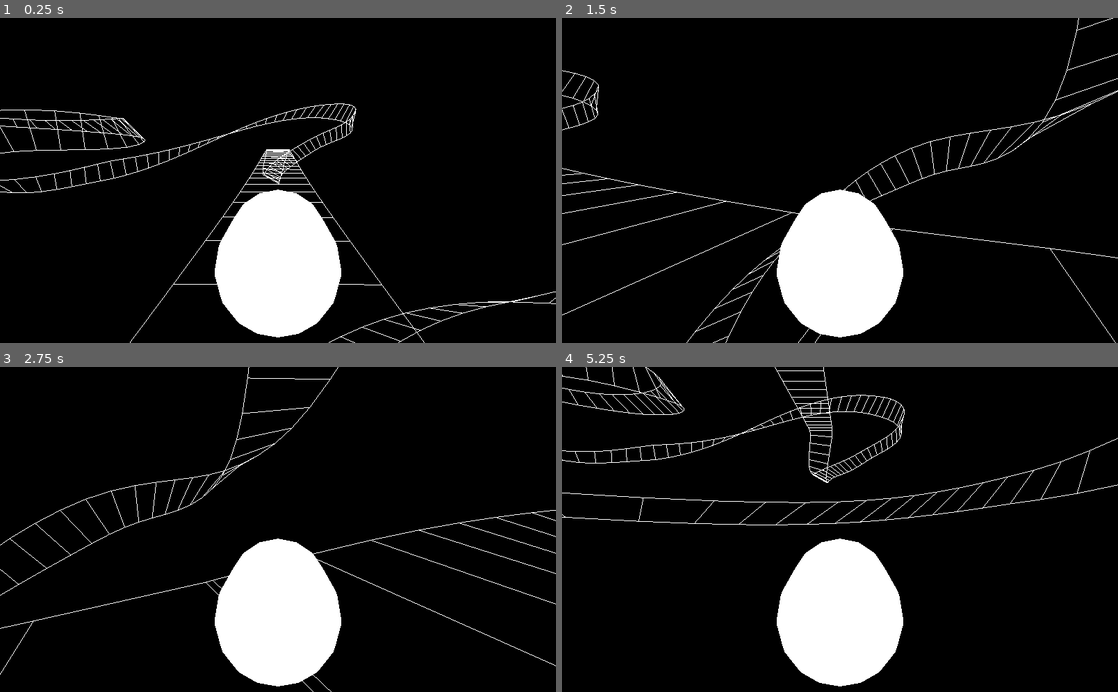
Above: before the commit, frames 1-4 (two rows, left to right).
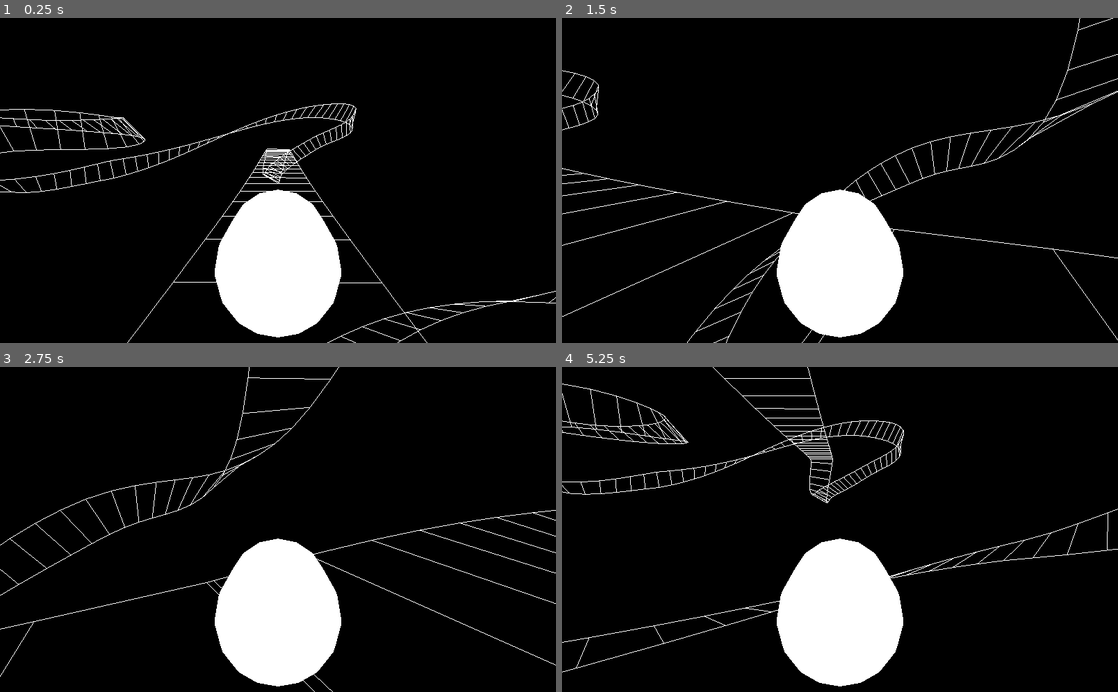
Above: after the commit, the same moments.

Repository: spazzylemons/condux
Game: Godot game, scene res://TestScene.tscn
Two runs of this game, one before a commit and one after it. Both use one fixed random seed, a clock stepped at 60 frames per second and the inputs below.
Inputs:
- Up to frame 1 (0.25 s): no input
- Up to frame 2 (1.5 s): hold Right (stick_right) 0.53-1.28 s; hold X (brake) from 1.28 s (still down)
- Up to frame 3 (2.75 s): release X (brake) at 2.03 s; hold Right (stick_right) from 2.03 s (still down)
- Up to frame 4 (5.25 s): release Right (stick_right) at 2.78 s; hold Z (accel) 2.78-3.53 s; hold Left (stick_left) 3.53-5.03 s; hold X (brake) from 5.03 s (still down)

The runs differ from the first frame. In frame 1, 1.4% of the frame differs, in the area x 0-100%, y 26-100%; in frame 2, 0.9%; in frame 3, 0.7%; in frame 4, 3.3%, in the area x 0-100%, y 0-95%.

Commit message:
refactor to remove warnings and improve physics

Diff:
--- a/godot/Course/CourseArea.gd
+++ b/godot/Course/CourseArea.gd
@@ -10,5 +10,7 @@
 		body.gravity_areas.erase(self)
 
 func _ready() -> void:
-	connect("body_entered", self, "_on_body_entered")
-	connect("body_exited", self, "_on_body_exited")
+	if connect("body_entered", self, "_on_body_entered") != OK:
+		assert(false, "signal connection failure")
+	if connect("body_exited", self, "_on_body_exited") != OK:
+		assert(false, "signal connection failure")
--- a/godot/Vehicle/Vehicle.gd
+++ b/godot/Vehicle/Vehicle.gd
@@ -6,20 +6,40 @@
 # speed at which gravity increases
 const GRAVITY_STRENGTH = 5.0
 
-var gravity = 0.0
-var gravity_vector = Vector3.UP
 var gravity_areas = {}
+
 var accelerator = 0.0
+var velocity = Vector3.ZERO
 
 var type: VehicleType
 
-func _physics_process(delta):
-	# turning
+static func _apply_approach(delta: float, strength: float, from: Vector3, to: Vector3) -> Vector3:
+	return (from + (strength * delta * to)) / (1.0 + (strength * delta))
+
+func _up_vector() -> Vector3:
+	return transform.basis.xform(Vector3.UP)
+
+func _forward_vector() -> Vector3:
+	return transform.basis.xform(Vector3.FORWARD)
+
+func _do_controls(delta: float) -> void:
 	rotate_object_local(Vector3.UP, $Controller.get_steering() * type.handling * delta)
-	# movement
 	accelerator = clamp(accelerator + delta * type.acceleration * (2.0 * $Controller.get_pedal() - 1.0), 0.0, type.speed)
-	move_and_collide(transform.basis.xform(Vector3.FORWARD) * delta * accelerator)
-	# gravity handling
+
+func _do_movement(delta: float) -> void:
+	velocity -= _up_vector() * GRAVITY_STRENGTH * delta
+	# approached velocity has gravity plus accelerator
+	var approached_velocity = Vector3.ZERO
+	# amount of gravity being experienced
+	approached_velocity += _up_vector() * velocity.dot(_up_vector())
+	# accelerator strength
+	approached_velocity += _forward_vector() * accelerator
+	# approach target velocity based on traction
+	velocity = _apply_approach(delta, type.traction, velocity, approached_velocity)
+	# slide with physics
+	velocity = move_and_slide(velocity, _up_vector())
+
+func _approach_gravity(delta: float) -> Vector3:
 	var new_gravity_vector = Vector3.ZERO
 	for area in gravity_areas.keys():
 		if area.overlaps_body(self):
@@ -27,19 +47,22 @@
 	new_gravity_vector = new_gravity_vector.normalized()
 	if new_gravity_vector.is_equal_approx(Vector3.ZERO):
 		new_gravity_vector = Vector3.UP
-	gravity_vector = (gravity_vector + (GRAVITY_APPROACH_SPEED * delta * new_gravity_vector)) / (1.0 + (GRAVITY_APPROACH_SPEED * delta))
-	# align our up vector with the up vector of the gravity
-	var our_up = transform.basis.xform(Vector3.UP)
-	var rotation_axis = our_up.cross(gravity_vector).normalized()
+	return _apply_approach(delta, GRAVITY_APPROACH_SPEED, _up_vector(), new_gravity_vector)
+
+func _do_gravity(delta: float) -> void:
+	var our_up = _up_vector()
+	var approach_up = _approach_gravity(delta)
+	var rotation_axis = our_up.cross(approach_up).normalized()
 	# only perform alignment if our up vector is not parallel to gravity
 	# if it is, we're either perfectly aligned or completely flipped
 	# TODO handle the latter case
 	if rotation_axis.is_normalized():
-		rotate(rotation_axis, our_up.signed_angle_to(gravity_vector, rotation_axis))
-	var collision = move_and_collide(transform.basis.xform(Vector3.UP) * gravity * delta)
-	if collision != null:
-		gravity = 0.0
-	gravity -= delta * GRAVITY_STRENGTH
+		rotate(rotation_axis, our_up.signed_angle_to(approach_up, rotation_axis))
+
+func _physics_process(delta: float) -> void:
+	_do_controls(delta)
+	_do_movement(delta)
+	_do_gravity(delta)
 	orthonormalize()
 
 func set_controller(path: String) -> void:
--- a/godot/Vehicle/VehicleType.gd
+++ b/godot/Vehicle/VehicleType.gd
@@ -1,11 +1,17 @@
 extends Reference
 class_name VehicleType
 
+# controls max speed of vehicle
 var speed: float
+# controls acceleration rate of vehicle
 var acceleration: float
+# controls turn strength of vehicle
 var handling: float
+# controls how quickly the vehicle's velocity aligns with its forward vector
+var traction: float
 
-func _init(init_speed: float, init_acceleration: float, init_handling: float):
+func _init(init_speed: float, init_acceleration: float, init_handling: float, init_traction: float):
 	speed = init_speed
 	acceleration = init_acceleration
 	handling = init_handling
+	traction = init_traction
--- a/godot/Vehicle/VehicleTypes.gd
+++ b/godot/Vehicle/VehicleTypes.gd
@@ -1,3 +1,3 @@
 extends Node
 
-var test_model = VehicleType.new(8.0, 3.5, 1.5)
+var test_model = VehicleType.new(8.0, 3.5, 1.5, 2.5)
